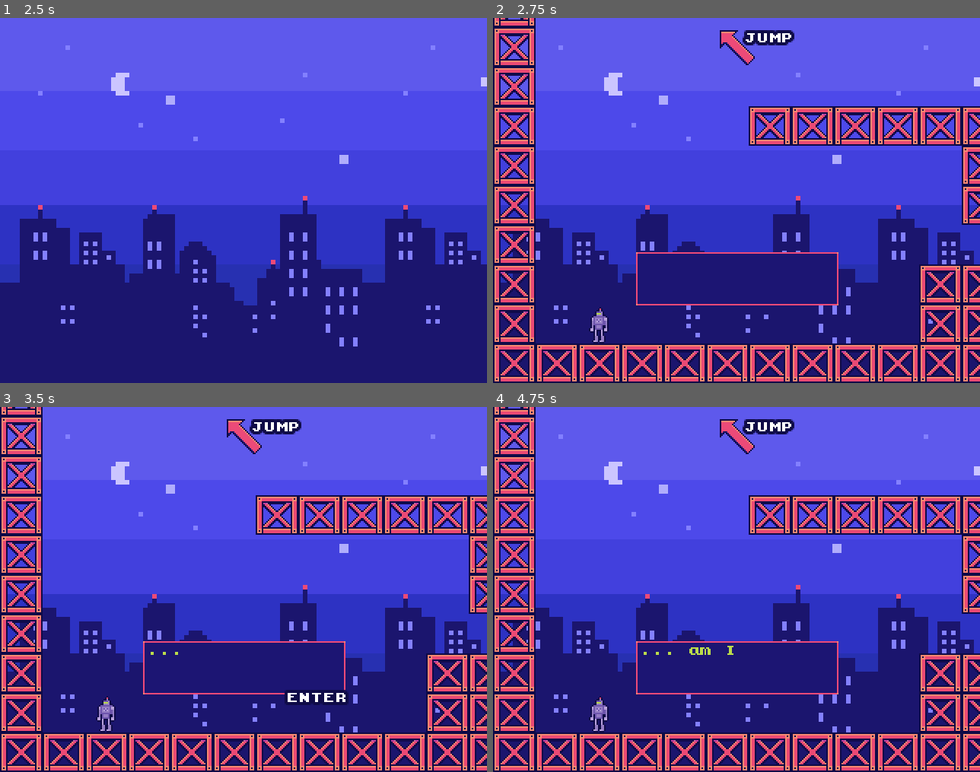
Above: before the commit, frames 1-4 (two rows, left to right).
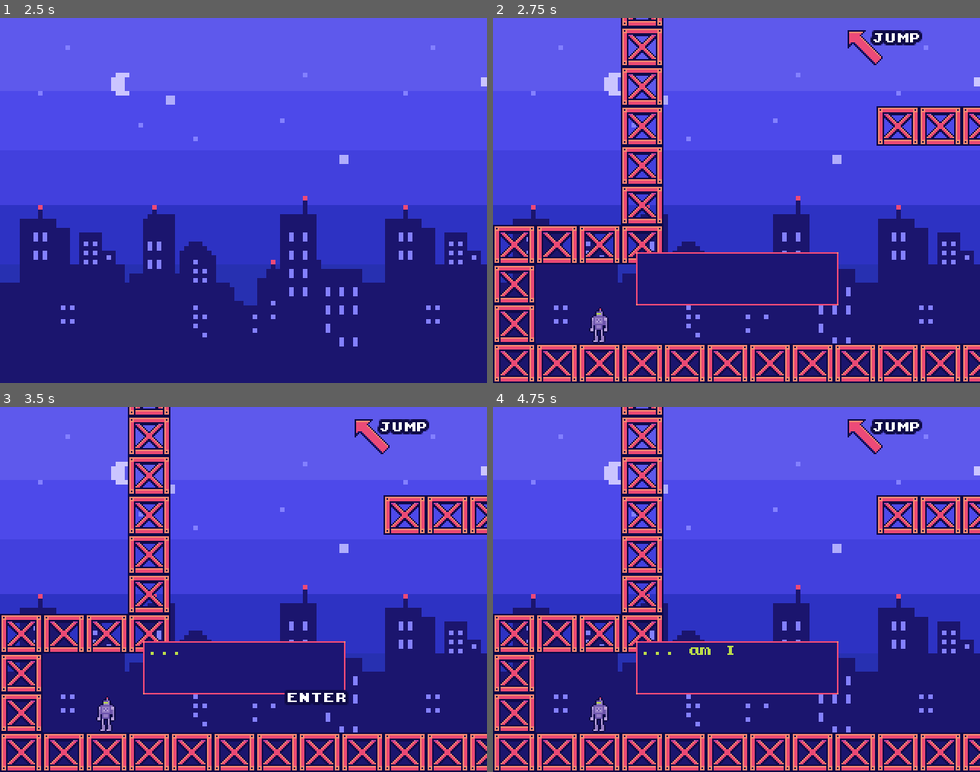
Above: after the commit, the same moments.

Repository: nikolawhallon/RobotDreams
Game: Godot game, scene res://Scenes/Game.tscn
Two runs of this game, one before a commit and one after it. Both use one fixed random seed, a clock stepped at 60 frames per second and the inputs below.
Inputs:
- Up to frame 1 (2.5 s): tap Enter (next) at 0.5, 1.35 s; hold D 0.53-2.03 s; tap Ctrl (bomb) at 0.6, 2.1 s; tap Space (jump) at 0.77, 1.52 s; hold A from 2.03 s (still down)
- Up to frame 2 (2.75 s): keep holding A
- Up to frame 3 (3.5 s): release A at 2.78 s; hold D from 2.78 s (still down); tap Enter (next) at 2.85 s; tap Space (jump) at 3.02 s
- Up to frame 4 (4.75 s): tap Ctrl (bomb) at 3.6 s; tap Space (jump) at 3.77, 4.52 s; release D at 4.28 s; hold A from 4.28 s (still down); tap Enter (next) at 4.35 s

Frame 1 is identical in both runs. In frame 2, 18% of the frame differs, in the area x 0-100%, y 0-90%; in frame 3, 18%; in frame 4, 18%.

Commit message:
added hints to move

Diff:
--- a/Scenes/HintArea.gd
+++ b/Scenes/HintArea.gd
@@ -2,8 +2,10 @@
 
 func _on_Hint_body_entered(body):
 	if body.is_in_group("Player"):
-		visible = true
+		if !body.input_disabled:
+			visible = true
 
 func _on_Hint_body_exited(body):
 	if body.is_in_group("Player"):
-		visible = false
+		if !body.input_disabled:
+			visible = false
--- a/Scenes/Level1.gd
+++ b/Scenes/Level1.gd
@@ -12,3 +12,5 @@
 
 func _on_TextBox_tree_exiting():
 	$Player.input_disabled = false
+	# Note: this is a hack for sure
+	$HintMove.visible = true
--- a/Scenes/Level1.tscn
+++ b/Scenes/Level1.tscn
@@ -7,24 +7,28 @@
 [ext_resource path="res://Assets/arrow_up_right.png" type="Texture" id=5]
 [ext_resource path="res://Scenes/HintArea.gd" type="Script" id=6]
 [ext_resource path="res://Scenes/CityScape.tscn" type="PackedScene" id=7]
+[ext_resource path="res://Assets/arrow_right.png" type="Texture" id=8]
 
 [sub_resource type="RectangleShape2D" id=1]
 extents = Vector2( 50, 50 )
+
+[sub_resource type="RectangleShape2D" id=2]
+extents = Vector2( 30, 40 )
 
 [node name="Level1" type="Node2D" groups=["Level"]]
 script = ExtResource( 3 )
 
 [node name="CityScape" parent="." instance=ExtResource( 7 )]
 
-[node name="Hint1" type="Area2D" parent="."]
+[node name="HintSpace" type="Area2D" parent="."]
 visible = false
 position = Vector2( 220, 180 )
 script = ExtResource( 6 )
 
-[node name="Sprite" type="Sprite" parent="Hint1"]
+[node name="Sprite" type="Sprite" parent="HintSpace"]
 texture = ExtResource( 5 )
 
-[node name="Label" type="Label" parent="Hint1"]
+[node name="Label" type="Label" parent="HintSpace"]
 margin_left = 1.0
 margin_top = 7.0
 margin_right = 41.0
@@ -32,18 +36,18 @@
 theme = ExtResource( 4 )
 text = "SPACE"
 
-[node name="CollisionShape2D" type="CollisionShape2D" parent="Hint1"]
+[node name="CollisionShape2D" type="CollisionShape2D" parent="HintSpace"]
 shape = SubResource( 1 )
 
-[node name="Hint2" type="Node2D" parent="."]
+[node name="HintJump" type="Node2D" parent="."]
 position = Vector2( 160, 40 )
 
-[node name="Sprite" type="Sprite" parent="Hint2"]
+[node name="Sprite" type="Sprite" parent="HintJump"]
 rotation = 3.14159
 scale = Vector2( 1, -1 )
 texture = ExtResource( 5 )
 
-[node name="Label" type="Label" parent="Hint2"]
+[node name="Label" type="Label" parent="HintJump"]
 margin_left = 5.0
 margin_top = -11.0
 margin_right = 37.0
@@ -55,13 +59,48 @@
 tile_set = ExtResource( 1 )
 cell_size = Vector2( 28, 26 )
 format = 1
-tile_data = PoolIntArray( 0, 0, 0, 16, 0, 0, 65536, 0, 0, 65 …(237 unchanged characters)… 7693, 0, 0, 327694, 0, 0, 327696, 0, 0, 393216, 0, 0, 393232, 0, 0, 458752, 0, 0, 458762, 0, 0, 458763, 0, 0, 458764, 0, 0, 458765, 0, 0, 458766, 0, 0, 458767, 0, 0, 458768, 0, 0, 524288, 0, 0, 524298, 0, 0, 524299, 0, 0, 524300, 0, 0, 524301, 0, 0, 524302, 0, 0, 524303, 0, 0, 524304, 0, 0, 589824, 0, 0, 589825, 0, 0, 5898 …(206 unchanged characters)…
+tile_data = PoolIntArray( 0, 0, 0, 16, 0, 0, 65536, 0, 0, 65 …(237 unchanged characters)… 7693, 0, 0, 327694, 0, 0, 327696, 0, 0, 458749, 0, 0, 458750, 0, 0, 458751, 0, 0, 393216, 0, 0, 393232, 0, 0, 524285, 0, 0, 458762, 0, 0, 458763, 0, 0, 458764, 0, 0, 458765, 0, 0, 458766, 0, 0, 458767, 0, 0, 458768, 0, 0, 589821, 0, 0, 524298, 0, 0, 524299, 0, 0, 524300, 0, 0, 524301, 0, 0, 524302, 0, 0, 524303, 0, 0, 524304, 0, 0, 655357, 0, 0, 655358, 0, 0, 655359, 0, 0, 589824, 0, 0, 589825, 0, 0, 5898 …(206 unchanged characters)…
+
+[node name="HintMove" type="Area2D" parent="."]
+visible = false
+position = Vector2( -15, 219 )
+script = ExtResource( 6 )
+
+[node name="RightArrow" type="Sprite" parent="HintMove"]
+position = Vector2( 20, 0 )
+texture = ExtResource( 8 )
+
+[node name="LeftArrow" type="Sprite" parent="HintMove"]
+position = Vector2( -20, 0 )
+scale = Vector2( -1, 1 )
+texture = ExtResource( 8 )
+
+[node name="A" type="Label" parent="HintMove"]
+margin_left = -22.0
+margin_top = 5.0
+margin_right = -14.0
+margin_bottom = 13.0
+theme = ExtResource( 4 )
+text = "A"
+
+[node name="D" type="Label" parent="HintMove"]
+margin_left = 14.0
+margin_top = 5.0
+margin_right = 22.0
+margin_bottom = 13.0
+theme = ExtResource( 4 )
+text = "D"
+
+[node name="CollisionShape2D" type="CollisionShape2D" parent="HintMove"]
+shape = SubResource( 2 )
 
 [node name="Player" parent="." instance=ExtResource( 2 )]
-position = Vector2( 70, 222 )
+position = Vector2( -14, 222 )
 camera_limit_bottom = 260
-camera_limit_left = 0
+camera_limit_left = -84
 camera_limit_right = 476
 
-[connection signal="body_entered" from="Hint1" to="Hint1" method="_on_Hint_body_entered"]
-[connection signal="body_exited" from="Hint1" to="Hint1" method="_on_Hint_body_exited"]
+[connection signal="body_entered" from="HintSpace" to="HintSpace" method="_on_Hint_body_entered"]
+[connection signal="body_exited" from="HintSpace" to="HintSpace" method="_on_Hint_body_exited"]
+[connection signal="body_entered" from="HintMove" to="HintMove" method="_on_Hint_body_entered"]
+[connection signal="body_exited" from="HintMove" to="HintMove" method="_on_Hint_body_exited"]
Not shown: 1 places in Scenes/Level1.tscn that only renumber resources
